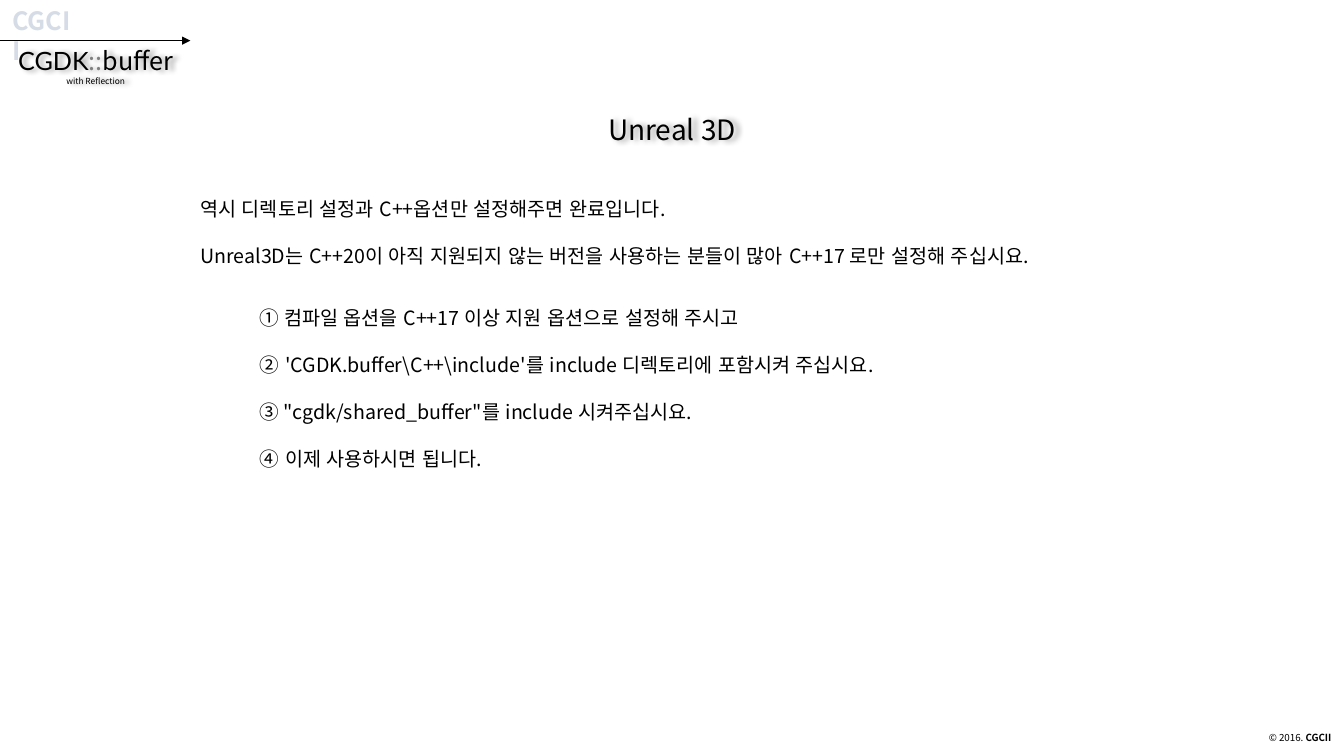
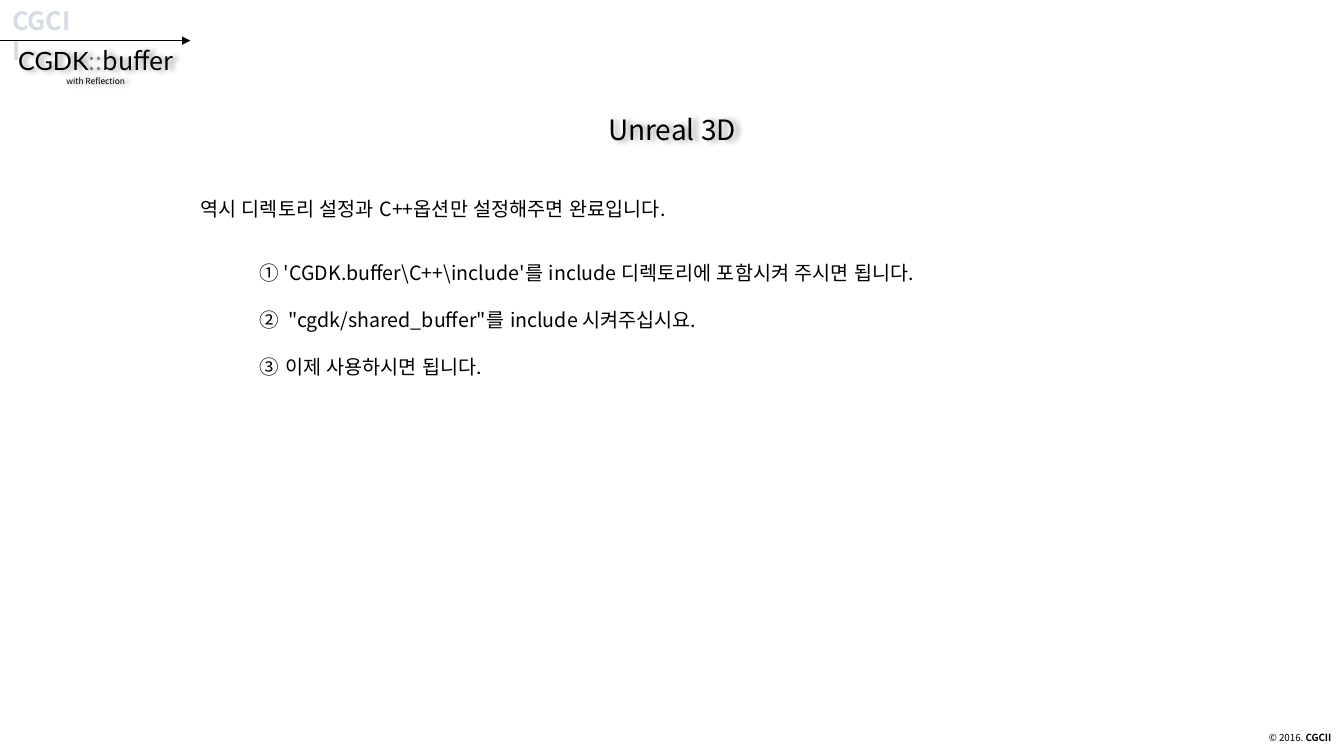
Before and after one commit to CGLabs/CGDK.buffer, a slide deck: slide 15 of C++/document/Getting_start_CGDK.buffer.pptx (slide 16 before the commit). Drawn at 1344x756 pixels with LibreOffice and Linux fonts; fonts in the diff are those of the drawing. Boxes give left, top, right and bottom in pixels: in the first picture for what was removed or moved away, otherwise in the second. Text is boxed around its words. In the diff, an @@ line names an element or a change of style, - is before the commit and + after.

```diff
--- a/C++/document/Getting_start_CGDK.buffer.pptx
+++ b/C++/document/Getting_start_CGDK.buffer.pptx
@@ text at (200,199,665,218): text changed @@
-역시 디렉토리 설정과 C++옵션만 설정해주면 완료입니다.
-Unreal3D는 C++20이 아직 지원되지 않는 버전을 사용하는 분들이 많아 C++17 로만 설정해 주십시요.
+역시 디렉토리 설정과 C++옵션만 설정해주면 완료입니다.
@@ text at (260,263,914,376): text changed @@
-① 컴파일 옵션을 C++17 이상 지원 옵션으로 설정해 주시고
-② 'CGDK.buffer\C++\include'를 include 디렉토리에 포함시켜 주십시요.
-③ "cgdk/shared_buffer"를 include 시켜주십시요.
-④ 이제 사용하시면 됩니다.
+① 'CGDK.buffer\C++\include'를 include 디렉토리에 포함시켜 주시면 됩니다.
+② "cgdk/shared_buffer"를 include 시켜주십시요.
+③ 이제 사용하시면 됩니다.
```
Also in this commit, not shown: 5 other slides changed, 2 slides added, 1 slide removed, 1 other file.
